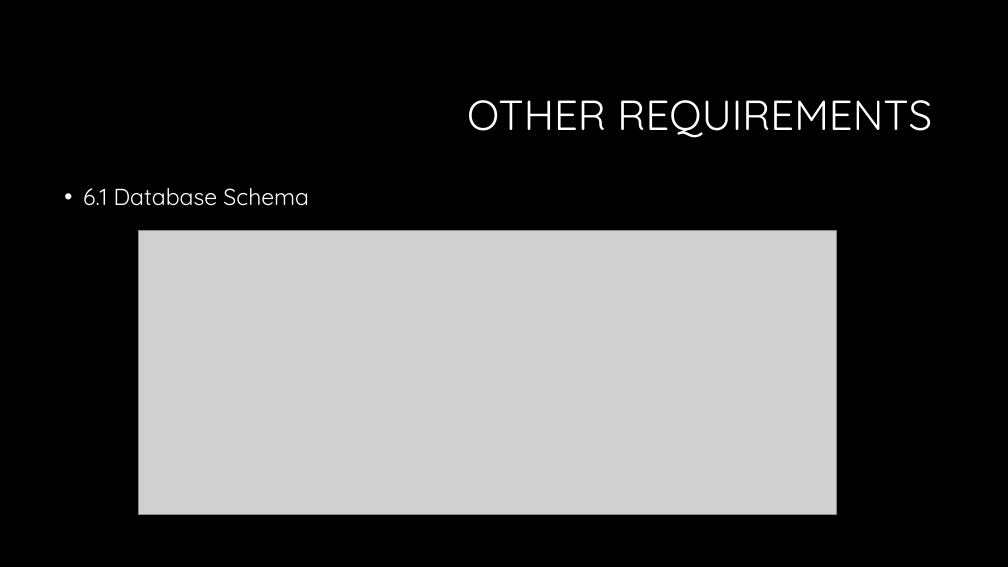
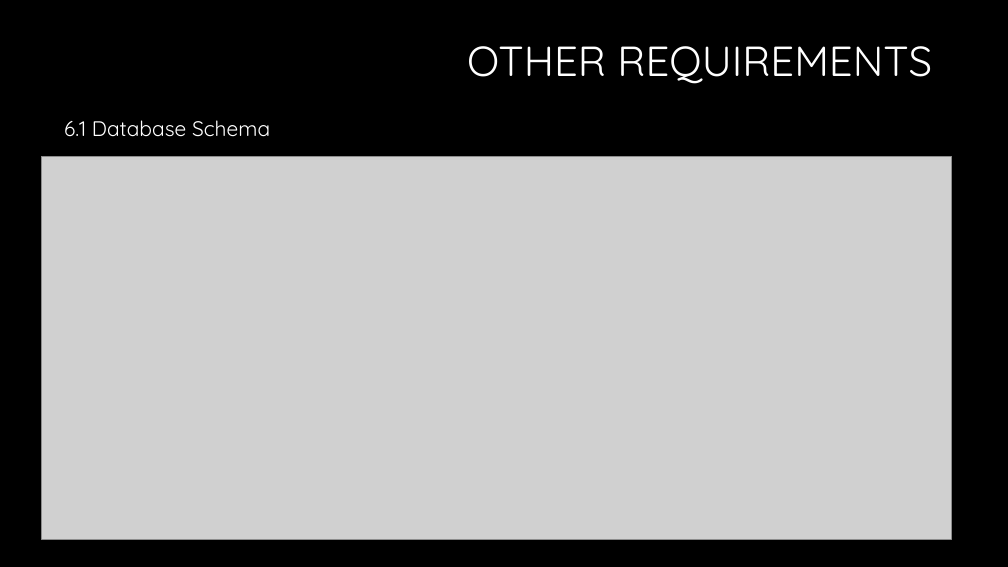
Before and after one commit to sarahakk/fraction-worksheet-creator, a slide deck: slide 11 of Presentation Elementary Engineers .pptx. Drawn at 1008x567 pixels with LibreOffice and Linux fonts; fonts in the diff are those of the drawing; grey boxes stand for pictures; background and template pictures are left out. Boxes give left, top, right and bottom in pixels: in the first picture for what was removed or moved away, otherwise in the second. Text is boxed around its words. In the diff, an @@ line names an element or a change of style, - is before the commit and + after.

```diff
--- a/Presentation Elementary Engineers .pptx
+++ b/Presentation Elementary Engineers .pptx
@@ title "OTHER REQUIREMENTS": place and size @@
-title "OTHER REQUIREMENTS" at bbox=[467, 100, 932, 138]
+title "OTHER REQUIREMENTS" at bbox=[467, 46, 932, 84]
@@ text "6.1 Database Schema": place and size @@
-text "6.1 Database Schema" at bbox=[83, 188, 309, 206]
+text "6.1 Database Schema" at bbox=[64, 120, 270, 137]
@@ text "6.1 Database Schema" at bbox=[64, 120, 270, 137]: size 22 to 20 pt; bullet • to none; line spacing 0.9 to 1; less space between paragraphs @@
@@ picture: place and size @@
-picture at bbox=[139, 231, 837, 514]
+picture at bbox=[41, 156, 951, 539]
```
Also in this commit, not shown: 2 other slides changed.
